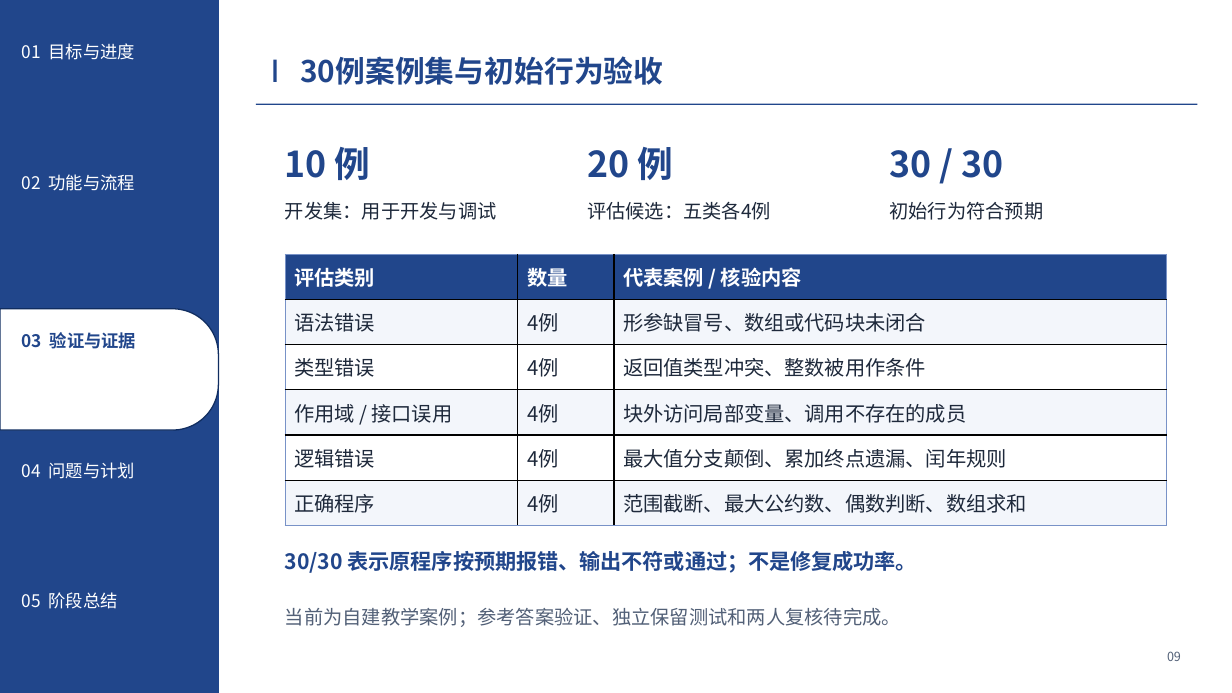
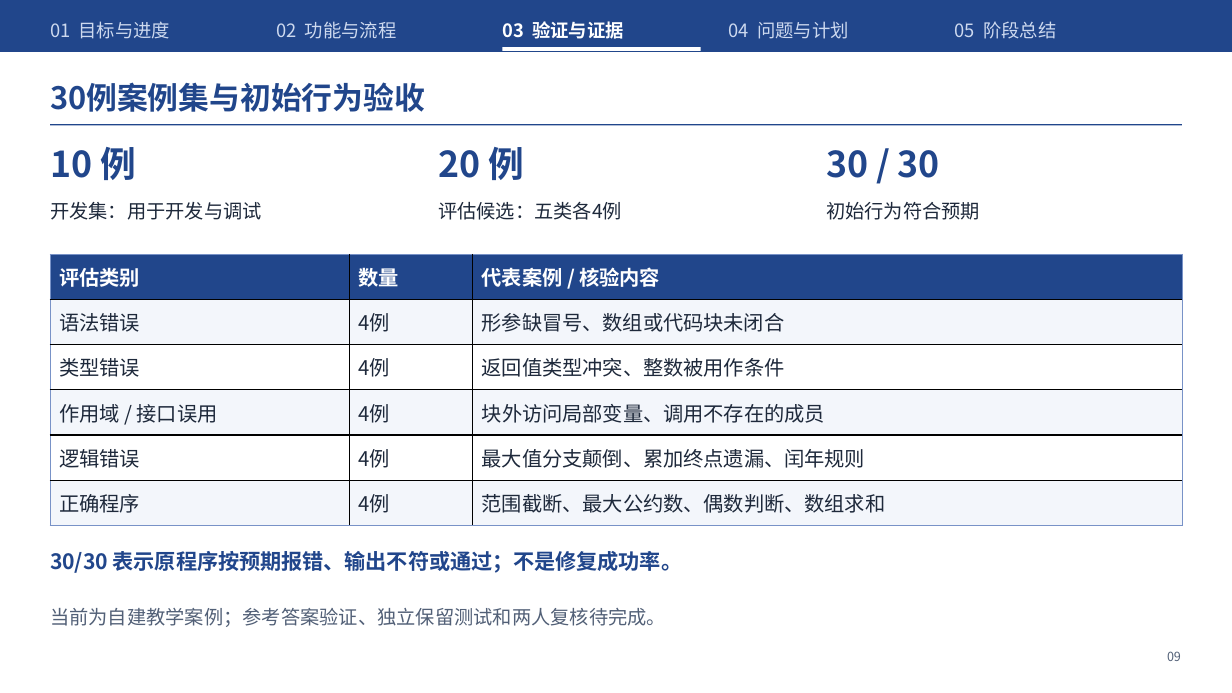
Before and after one commit to Frank72316/cangjie-code-doctor, a slide deck: slide 9 of docs/midterm-defense.pptx. Drawn at 1232x693 pixels with LibreOffice and Linux fonts; fonts in the diff are those of the drawing. Boxes give left, top, right and bottom in pixels: in the first picture for what was removed or moved away, otherwise in the second. Text is boxed around its words. In the diff, an @@ line names an element or a change of style, - is before the commit and + after.

```diff
--- a/docs/midterm-defense.pptx
+++ b/docs/midterm-defense.pptx
@@ rectangle: place and size @@
-rectangle at bbox=[0, 0, 218, 693]
+rectangle at bbox=[0, 0, 1232, 52]
@@ text "01 目标与进度": place and size @@
-text "01 目标与进度" at bbox=[22, 43, 135, 60]
+text "01 目标与进度" at bbox=[50, 21, 171, 39]
@@ text "02 功能与流程": place and size @@
-text "02 功能与流程" at bbox=[22, 174, 135, 191]
+text "02 功能与流程" at bbox=[276, 21, 397, 39]
@@ text "03 验证与证据": place and size @@
-text "03 验证与证据" at bbox=[22, 332, 136, 349]
+text "03 验证与证据" at bbox=[502, 21, 624, 39]
@@ text "03 验证与证据" at bbox=[502, 21, 624, 39]: size 13.5 to 14.2 pt, text colour #21468B to #FFFFFF @@
@@ text "04 问题与计划": place and size @@
-text "04 问题与计划" at bbox=[22, 462, 135, 479]
+text "04 问题与计划" at bbox=[729, 21, 849, 39]
@@ size 13.5 to 14.2 pt, text colour #FFFFFF to #CDD9EF in 4 elements at bbox=[50, 21, 171, 39], bbox=[276, 21, 397, 39], bbox=[729, 21, 849, 39], bbox=[955, 21, 1056, 39] @@
@@ text "05 阶段总结": place and size @@
-text "05 阶段总结" at bbox=[22, 592, 118, 609]
+text "05 阶段总结" at bbox=[955, 21, 1056, 39]
@@ rectangle added at bbox=[503, 47, 701, 51], fill #FFFFFF @@
@@ text "30例案例集与初始行为验收": place and size @@
-text "30例案例集与初始行为验收" at bbox=[300, 56, 663, 85]
+text "30例案例集与初始行为验收" at bbox=[50, 82, 425, 112]
@@ text "30例案例集与初始行为验收" at bbox=[50, 82, 425, 112]: size 23.2 to 24 pt @@
@@ rectangle removed at bbox=[274, 60, 277, 82] @@
@@ text "10 例": place and size @@
-text "10 例" at bbox=[285, 147, 371, 180]
+text "10 例" at bbox=[50, 147, 136, 180]
@@ rectangle: place and size @@
-rectangle at bbox=[256, 104, 1198, 104]
+rectangle at bbox=[50, 124, 1182, 125]
@@ text "20 例": place and size @@
-text "20 例" at bbox=[587, 147, 673, 180]
+text "20 例" at bbox=[438, 147, 524, 180]
@@ text "30 / 30": place and size @@
-text "30 / 30" at bbox=[889, 150, 1003, 178]
+text "30 / 30" at bbox=[826, 150, 940, 178]
@@ text "开发集：用于开发与调试": place and size @@
-text "开发集：用于开发与调试" at bbox=[285, 202, 497, 220]
+text "开发集：用于开发与调试" at bbox=[50, 202, 262, 220]
@@ text "评估候选：五类各4例": place and size @@
-text "评估候选：五类各4例" at bbox=[587, 202, 771, 220]
+text "评估候选：五类各4例" at bbox=[438, 202, 622, 220]
@@ text "初始行为符合预期": place and size @@
-text "初始行为符合预期" at bbox=[889, 202, 1043, 220]
+text "初始行为符合预期" at bbox=[826, 202, 980, 220]
@@ table: place and size @@
-table at bbox=[285, 254, 1166, 526]
+table at bbox=[50, 254, 1183, 526]
@@ round same rect removed at bbox=[0, 309, 219, 430] @@
@@ text "30/30 表示原程序按预期报错、输出不符或通过；不是修复成功率。": place and size @@
-text "30/30 表示原程序按预期报错、输出不符或通过；不是修复成功率。" at bbox=[285, 551, 917, 573]
+text "30/30 表示原程序按预期报错、输出不符或通过；不是修复成功率。" at bbox=[50, 551, 682, 573]
@@ text "当前为自建教学案例；参考答案验证、独立保留测试和两人复核待完成。": place and size @@
-text "当前为自建教学案例；参考答案验证、独立保留测试和两人复核待完成。" at bbox=[285, 608, 901, 627]
+text "当前为自建教学案例；参考答案验证、独立保留测试和两人复核待完成。" at bbox=[50, 608, 666, 627]
```
Also in this commit, not shown: 10 other slides changed, 6 other files.
